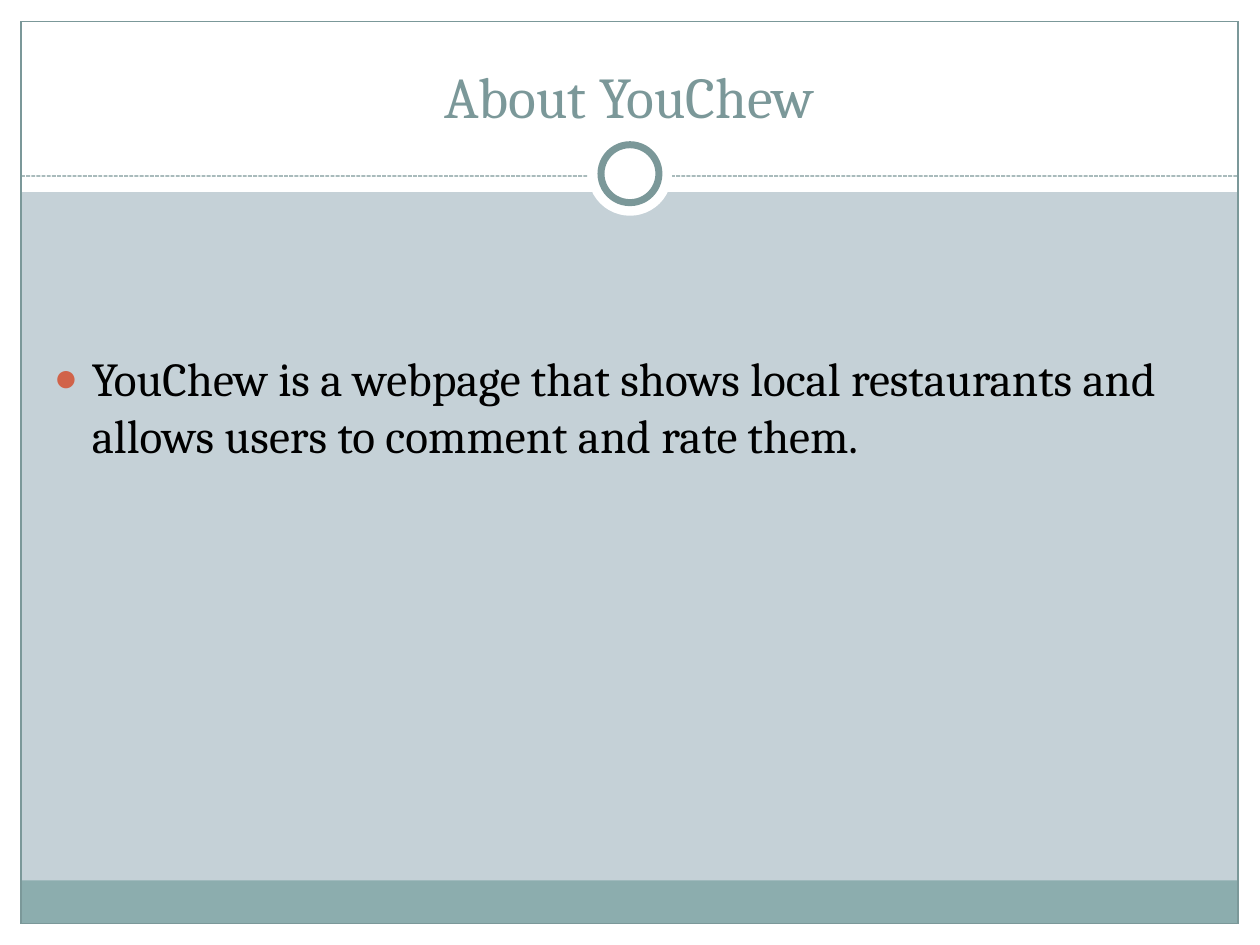
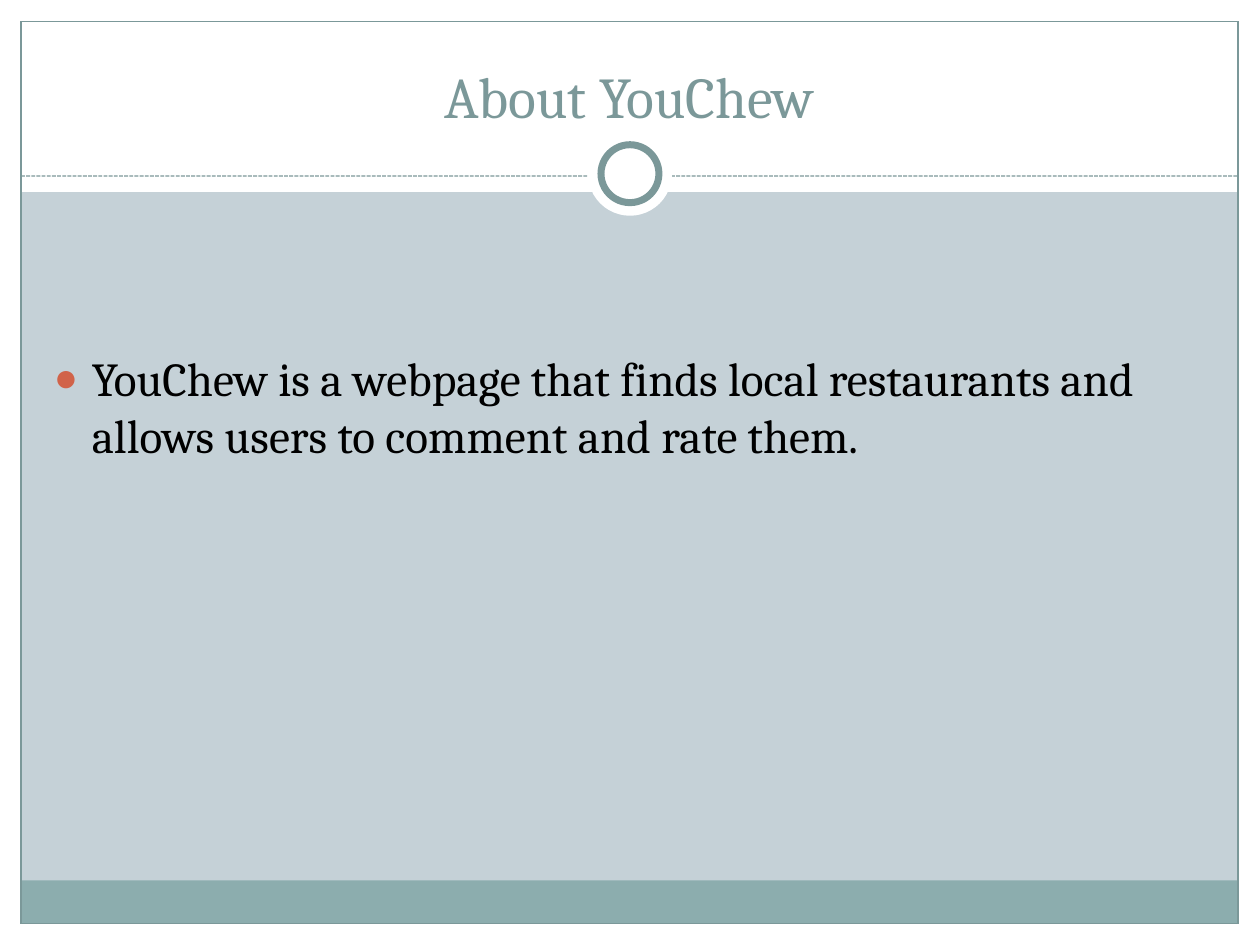
Before and after one commit to Aniril/YouChew, a slide deck: slide 2 of Midterm Presentation.pptx. Drawn at 1260x945 pixels with LibreOffice and Linux fonts; fonts in the diff are those of the drawing. Boxes give left, top, right and bottom in pixels: in the first picture for what was removed or moved away, otherwise in the second. Text is boxed around its words. In the diff, an @@ line names an element or a change of style, - is before the commit and + after.

```diff
--- a/Midterm Presentation.pptx
+++ b/Midterm Presentation.pptx
@@ text at (92, 362, 1133, 454): text changed @@
-● YouChew is a webpage that shows local restaurants and allows users to comment and rate them.
+● YouChew is a webpage that finds local restaurants and allows users to comment and rate them.
```
Also in this commit, not shown: 1 slide added.
